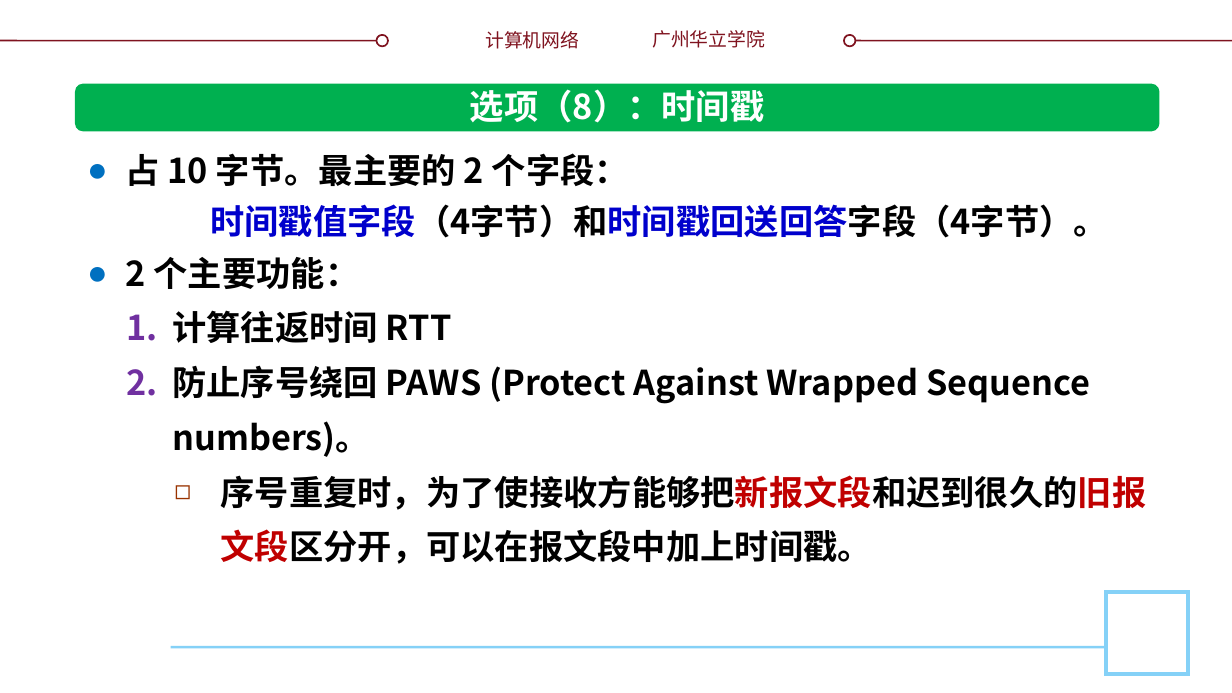
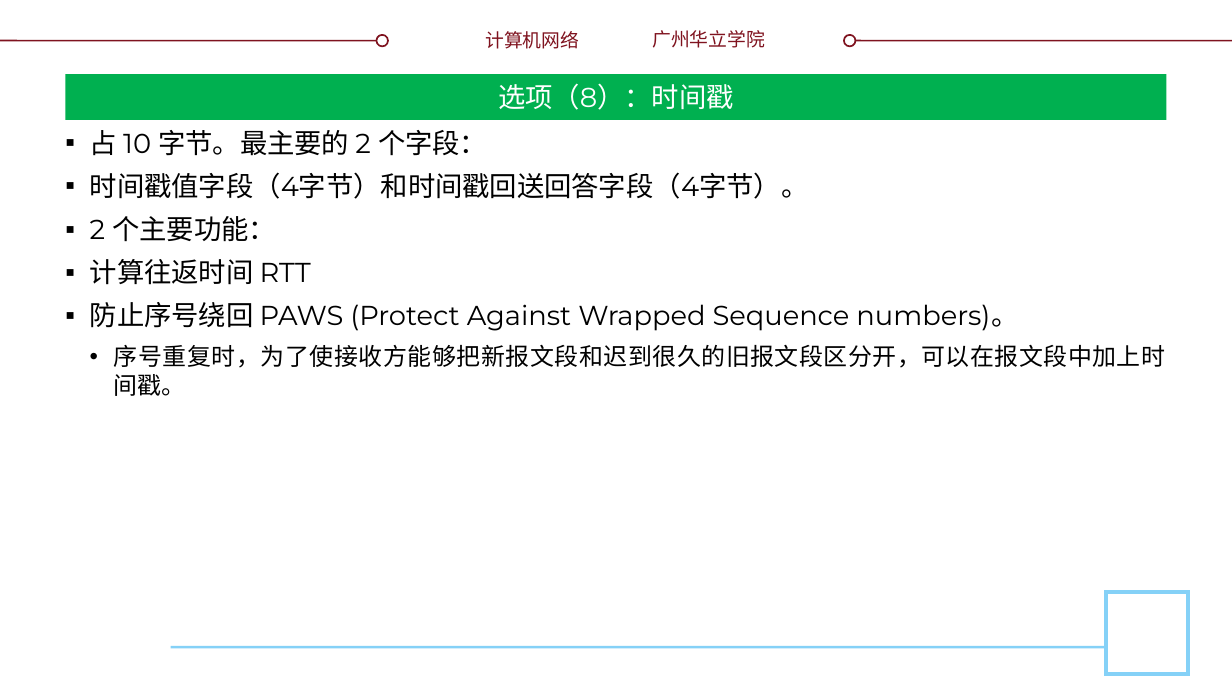
Before and after one commit to glplaman/glplaman.github.io, a slide deck: slide 92 of network/ppt/chap5.pptx (slide 89 before the commit). Drawn at 1232x693 pixels with LibreOffice and Linux fonts; fonts in the diff are those of the drawing; background and template pictures are left out. Boxes give left, top, right and bottom in pixels: in the first picture for what was removed or moved away, otherwise in the second. Text is boxed around its words. In the diff, an @@ line names an element or a change of style, - is before the commit and + after.

```diff
--- a/network/ppt/chap5.pptx
+++ b/network/ppt/chap5.pptx
@@ title "选项（8）：时间戳": place and size @@
-title "选项（8）：时间戳" at bbox=[470, 89, 764, 123]
+title "选项（8）：时间戳" at bbox=[65, 74, 1167, 120]
@@ title "选项（8）：时间戳" at bbox=[65, 74, 1167, 120]: size 20 to 16 pt, font Noto Sans CJK SC to Montserrat, bold off; vertical alignment top to middle; fill none to #00B050 @@
@@ rounded rectangle removed at bbox=[75, 84, 1159, 132] @@
@@ text "占 10 字节。最主要的 2 个字段：": place and size @@
-text "占 10 字节。最主要的 2 个字段：" at bbox=[126, 153, 1147, 564]
+text "占 10 字节。最主要的 2 个字段：" at bbox=[90, 130, 1165, 396]
@@ text "占 10 字节。最主要的 2 个字段：" at bbox=[90, 130, 1165, 396]: size 20 to 16 pt in "占 10 字节。最主要的 2 个字段：", "时间戳值字段（4字节）和时间戳回送回答字段（4字节）。", "2 个主要功能：", "计算往返时间 RTT" and 1 more places; font Noto Sans CJK SC to Montserrat, bold off; text colour #0000CC to #000000 in "时间戳值字段（4字节）和时间戳回送回答字段（4字节）。"; size 20 to 14 pt, text colour #C00000 to #000000 in "序号重复时，为了使接收方能够把新报文段和迟到很久的旧报文段区分开，可以在报文段中加上时间戳。"; alignment left to justified; bullet ● to ▪; line spacing 30pt to 1; more space between paragraphs; bullet none to ▪; bullet 1. to ▪; line spacing 32pt to 1; bullet ◻ to • @@
```
Also in this commit, not shown: 40 other slides changed, 3 slides added, 11 other files.
